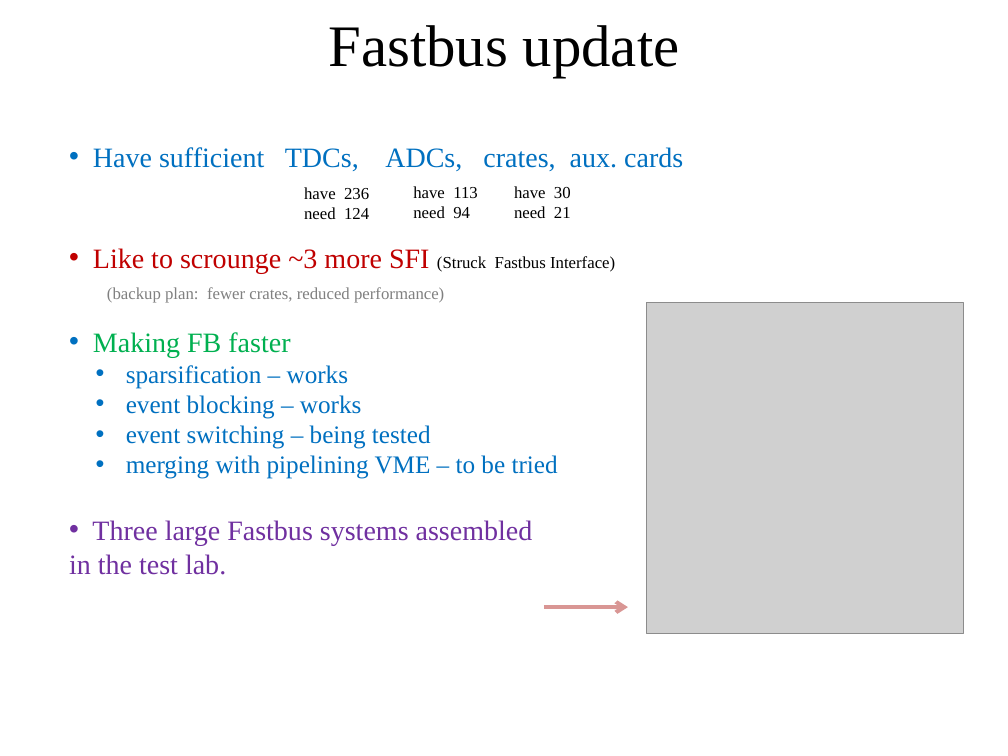
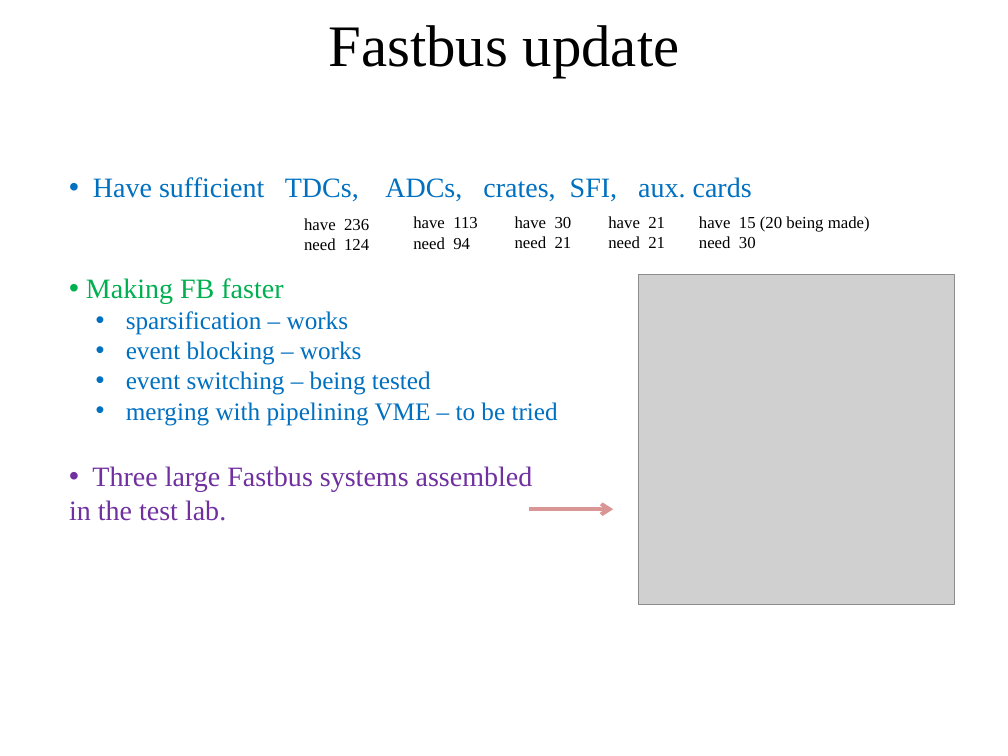
Before and after one commit to bmoffit/sbsdaq, a slide deck: slide 5 of 2015_DOE_Review/SuperBigBite DAQ update-Oct-20-2015.pptx. Drawn at 1008x756 pixels with LibreOffice and Linux fonts; fonts in the diff are those of the drawing; grey boxes stand for pictures; background and template pictures are left out. Boxes give left, top, right and bottom in pixels: in the first picture for what was removed or moved away, otherwise in the second. Text is boxed around its words. In the diff, an @@ line names an element or a change of style, - is before the commit and + after.

Commit message:
More formatting changes. Fix up TS block diagram slide.

```diff
--- a/2015_DOE_Review/SuperBigBite DAQ update-Oct-20-2015.pptx
+++ b/2015_DOE_Review/SuperBigBite DAQ update-Oct-20-2015.pptx
@@ text "Have sufficient TDCs, ADCs, crates, ...": place and size @@
-text "Have sufficient TDCs, ADCs, crates, ..." at (69,147,683,575)
+text "Have sufficient TDCs, ADCs, crates, ..." at (69,177,752,521)
@@ text at (93,177,752,201): text changed; size 12 to 20 pt; text colour #808080 to #0070C0 @@
-• Have sufficient TDCs, ADCs, crates, aux. cards
-• Like to scrounge ~3 more SFI (Struck Fastbus Interface)
-(backup plan: fewer crates, reduced performance)
+• Have sufficient TDCs, ADCs, crates, SFI, aux. cards
@@ 3 texts: place and size @@
-3 texts at (304,186,571,219)
+3 texts at (304,216,572,250)
@@ text added at (608,216,665,248), 12 pt, text #000000 @@
+have 21
+need 21
@@ text added at (699,216,870,248), 12 pt, text #000000 @@
+have 15 (20 being made)
+need 30
@@ picture: place and size @@
-picture at (647,302,964,633)
+picture at (638,274,955,605)
@@ arrow moved from (544, 607) - (628, 607) to (529, 509) - (613, 509) @@
```
Also in this commit, not shown: 18 other slides changed, 1 other file.
